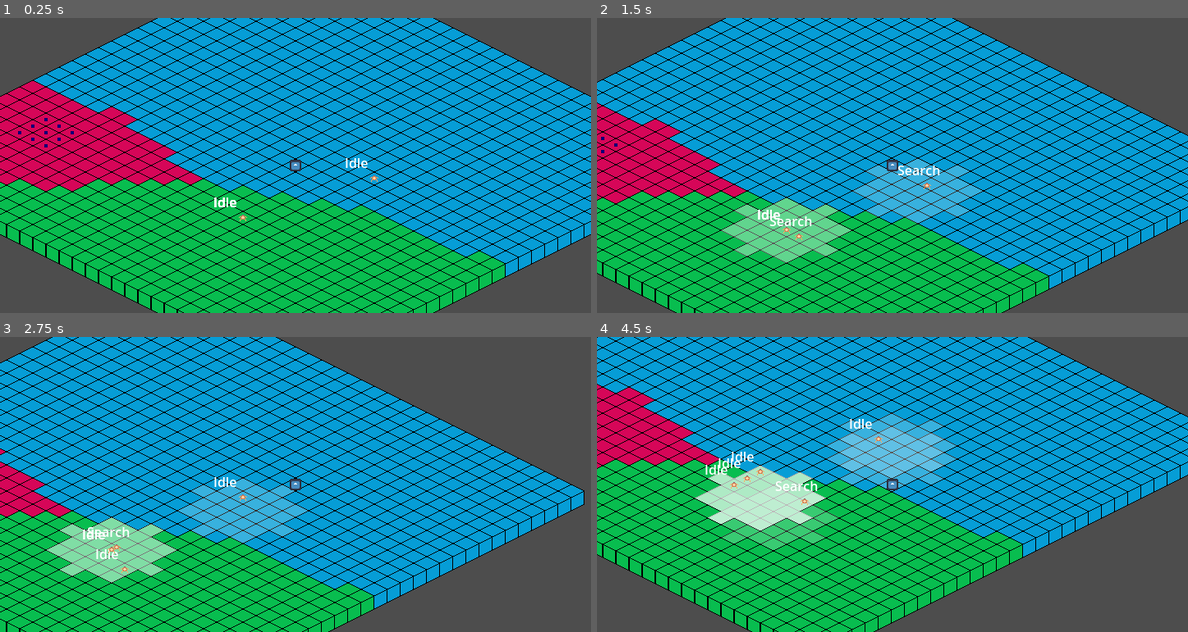
Above: before the commit, frames 1-4 (two rows, left to right).
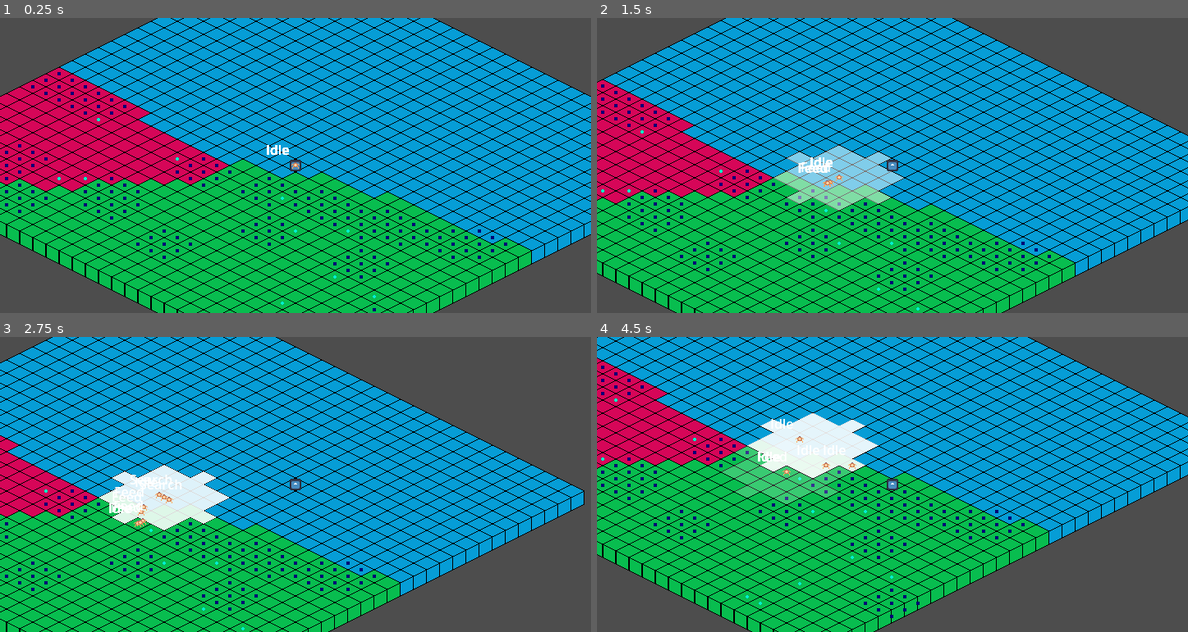
Above: after the commit, the same moments.

Repository: chark-dev/EcoSystem
Game: Godot game, scene res://Stages/turnBasedTest/turn_based_test.tscn
Same seed, same stepped clock (60 frames per second), same inputs: the game is played once before the commit and once after it. This scene is started directly instead of the project's main scene. The engine's default icon, where the game draws it, is replaced by a stand-in: a white triangle on a blue panel in a dark square.
Inputs (mouse positions are in pixels of both pictures, inside the frame that each line leads up to):
- Up to frame 1 (0.25 s): no input
- Up to frame 2 (1.5 s): tap Enter at 0.5 s; move the mouse to (1022, 150) at 0.52 s; hold Right (ui_right) 0.53-1.28 s; click (1022, 150) at 0.67 s; move the mouse to (774, 180) at 1.27 s; hold Down (ui_down) from 1.28 s (still down)
- Up to frame 3 (2.75 s): move the mouse to (354, 419) at 2.02 s; release Down (ui_down) at 2.03 s; hold Right (ui_right) from 2.03 s (still down)
- Up to frame 4 (4.5 s): move the mouse to (862, 543) at 2.77 s; release Right (ui_right) at 2.78 s; hold Up (ui_up) 2.78-3.53 s; click (862, 543) at 2.92 s; move the mouse to (1069, 528) at 3.52 s; hold Left (ui_left) from 3.53 s (still down); move the mouse to (715, 440) at 4.27 s

The runs differ from the first frame. In frame 1, 6.6% of the frame differs, in the area x 0-90%, y 16-100%; in frame 2, 13%; in frame 3, 12%; in frame 4, 15%, in the area x 0-77%, y 7-96%.

Commit message:
Add hide spots + moving to hide spot + sleeping

Diff:
--- a/ecosystem/Common/Generation/MapGenerator/MapGenerator.gd
+++ b/ecosystem/Common/Generation/MapGenerator/MapGenerator.gd
@@ -11,7 +11,7 @@
 
 @onready var food_scene = preload("res://Entities/Food/Food.tscn")
 @onready var smell_scene = preload("res://Entities/Smell/Smell.tscn")
-@onready var hide_scene = preload("res://Entities/Chest/Chest.tscn")
+@onready var hide_scene = preload("res://Entities/HidingPlace/hide.tscn")
 
 var smell_map = []
 var food_map = []
@@ -46,22 +46,24 @@
 #			SETTING UP TILESET IN A 2D GRAPH CORRESPONDING TO THESE VALUES GIVES US
 			set_cell(Vector2i(tile_pos.x - width/2 + x, tile_pos.y - height/2 + y), 0, Vector2(round(moist+10)/5,0))
 
-			if alt < 1:
+			if alt < 0.1:
 				set_cell(Vector2i(tile_pos.x - width/2 + x, tile_pos.y - height/2 + y), 0, Vector2(0,0))
 			else:
 				set_cell(Vector2i(tile_pos.x - width/2 + x, tile_pos.y - height/2 + y), 0, Vector2(round(moist+10)/5,0))
 				spawn_food(Vector2i(tile_pos.x - width/2 + x, tile_pos.y - height/2 + y))
+				spawn_hide_place(Vector2i(tile_pos.x - width/2 + x, tile_pos.y - height/2 + y))
 
 
 func spawn_hide_place(tile_pos: Vector2i):
-	if randf() < 0.01:
+	if randf() < 0.05:
 		var hide_spot = hide_scene.instantiate()
 		hide_spot.position = map_to_local(tile_pos)
+		hide_spot.hide_source_tile = tile_pos
 		add_child(hide_spot)
 		hide_map.append(hide_spot)
 
 func spawn_food(tile_pos: Vector2i):
-	if randf() < 0.01:
+	if randf() < 0.05:
 		var food = food_scene.instantiate()
 		food.position = map_to_local(tile_pos)
 		add_child(food)
--- a/ecosystem/Common/States/Hide/Hide.gd
+++ b/ecosystem/Common/States/Hide/Hide.gd
@@ -2,19 +2,54 @@
 class_name Hide
 
 @export var search_range : int
+@export var sleep_state : Sleeping
 
 var found_food : bool
+
+var target_hide_tile : Vector2i
 
 @export var food_amount_for_hide : int
 
 func process_physics(delta):
+	if parent.global_position == level_manager.tile_map.map_to_local(target_hide_tile):
+		print('hiding')
+		parent.hide()
+		return sleep_state
 
+	parent.move()
 	print("I am a beetle")
 	return null
 
 func enter():
+	target_hide_tile = get_closest_hide_tile()
+	hide()
 	pass
-	#search()
+
+func hide():
+	var target_position = level_manager.tile_map.map_to_local(target_hide_tile)
+
+	var path = level_manager.get_actor_path(parent.global_position, target_position)
+
+	if path.is_empty() == false:
+		parent.current_path = path
+
+func get_closest_hide_tile():
+	if parent.hide_places.is_empty():
+		return null
+
+	var current_tile := level_manager.tile_map.local_to_map(parent.global_position)
+	var closest_tile : Vector2i = parent.hide_places[0]
+
+	var shortest_distance := current_tile.distance_to(closest_tile)
+
+
+	for tile in parent.hide_places:
+		var distance := current_tile.distance_to(tile)
+		if distance < shortest_distance:
+			shortest_distance = distance
+			closest_tile = tile
+
+	return closest_tile
 
 
 
--- a/ecosystem/Common/States/Idle/Idle.gd
+++ b/ecosystem/Common/States/Idle/Idle.gd
@@ -3,9 +3,12 @@
 
 var idle_timer = 0.0
 @export var search_state : Search
+@export var hide_state : Hide
 
 func process_physics(delta):
 	idle_timer -= delta
+	if parent.sleep_timer <= 0:
+		return hide_state
 	if idle_timer <= 0.0:
 		return search_state
 	return null
--- a/ecosystem/Common/States/Search/Search.gd
+++ b/ecosystem/Common/States/Search/Search.gd
@@ -53,6 +53,11 @@
 					feed_state.food_position = smell.food_source_tile
 					found_food = true
 					break
+			for hide in level_manager.tile_map.hide_map:
+				if hide.hide_source_tile == tile:
+					print("Found hide tile at :", tile)
+					parent.hide_places.append(tile)
+
 			if not level_manager.astar_grid.is_point_solid(tile):
 				target_tiles.append(tile)
 
--- a/ecosystem/Common/States/Sleeping/sleeping.gd
+++ b/ecosystem/Common/States/Sleeping/sleeping.gd
@@ -1,9 +1,23 @@
 extends State
 class_name Sleeping
 
+@export var awake_timer : float = 30
+@export var idle_state : Idle
 
+func process_physics(delta):
+	awake_timer -= delta
+
+	if awake_timer <= 0:
+		parent.show()
+		return idle_state
 
 #If food + hunger is at a certain level, + safe
 # Sleep for a while
 # Process stat changes while
 # after sleep timer runs out, wake up + return to idle
+func enter():
+	parent.label.text = "Sleeping"
+
+func exit():
+	parent.sleep_timer = 30
+	awake_timer = 30
--- /dev/null
+++ b/ecosystem/Entities/Ant/Ant.tscn
@@ -0,0 +1,10 @@
+[gd_scene load_steps=3 format=3 uid="uid://bgwb5bxiaxaki"]
+
+[ext_resource type="Script" uid="uid://30e8k2t8dq8e" path="res://Entities/Ant/ant.gd" id="1_u0x2k"]
+[ext_resource type="Texture2D" uid="uid://va5pipkwnwsc" path="res://joint.png" id="2_3fyjx"]
+
+[node name="Ant" type="CharacterBody2D"]
+script = ExtResource("1_u0x2k")
+
+[node name="Sprite2D" type="Sprite2D" parent="."]
+texture = ExtResource("2_3fyjx")
--- /dev/null
+++ b/ecosystem/Entities/Ant/AntColony.gd
@@ -0,0 +1,47 @@
+extends Node
+class_name AntColony
+
+
+@export var level_manager : LevelManager
+@export var map_generator : MapGenerator
+@export var ant_scene = preload("res://Entities/Ant/Ant.tscn")
+@export var number_of_ants = 20
+
+var ants = []
+var food_nodes = []
+var g_best = null
+var food_counts = {}
+
+var home_tile = Vector2.ZERO
+
+func _ready():
+	# Random home location
+	home_tile = get_random_home_tile()
+	food_nodes = map_generator.food_map
+
+	for i in range(number_of_ants):
+		var ant = ant_scene.instantiate()
+		ant.colony = self
+		ant.level_manager = level_manager
+		add_child(ant)
+		ants.append(ant)
+
+func get_random_home_tile():
+	return map_generator.map_to_local(Vector2i(randi() % map_generator.width, randi() % map_generator.height))
+
+func register_food_collection(tile_pos: Vector2i):
+	if not food_counts.has(tile_pos):
+		food_counts[tile_pos] = 0
+	food_counts[tile_pos] += 1
+
+	if food_counts[tile_pos] >= 10:
+		remove_food(tile_pos)
+
+func remove_food(tile_pos: Vector2i):
+	for i in food_nodes.size() - 1: # reverse loop
+		if food_nodes[i]["tile"] == tile_pos:
+			food_nodes[i]["node"].queue_free()
+			food_nodes.remove_at(i)
+			break
+	# Reset g_best so ants start searching again
+	g_best = null
--- /dev/null
+++ b/ecosystem/Entities/Ant/ant.gd
@@ -0,0 +1,59 @@
+extends CharacterBody2D
+class_name Ant
+
+var speed = 30
+var target = null
+var carrying_food = false
+
+var p_best = null
+var g_best = null
+var home_tile = Vector2.ZERO
+
+var food_found_count = 0
+
+@export var level_manager: LevelManager
+@export var colony : AntColony
+
+func _ready():
+	# Assign a random home if needed
+	home_tile = colony.get_random_home_tile()
+	position = home_tile
+
+func _process(delta):
+	if carrying_food:
+		move_to(home_tile, delta)
+		if global_position.distance_to(home_tile) < 10:
+			carrying_food = false
+	else:
+		if target == null or is_food_consumed(target):
+			target = colony.g_best if colony.g_best else find_random_target()
+		move_to(target, delta)
+		#check_for_food()
+
+
+func move_to(target_pos: Vector2, delta):
+	velocity = (target_pos - global_position).normalized() * speed
+	global_position += velocity * delta
+
+func find_random_target():
+	return global_position + Vector2(randf_range(-100, 100), randf_range(-100, 100))
+
+func is_food_consumed(target_pos):
+	for food in colony.food_nodes:
+		if food["tile"] == level_manager.tile_map.local_to_map(target_pos):
+			return false
+	return true
+
+#func check_for_food():
+	#for food in colony.food_nodes:
+		#var food_pos = colony.level_manager.tile_map.map_to_local(food["tile"])
+		#if global_position.distance_to(food_pos) < 10:
+			#on_food_reached()
+			#p_best = food["tile"]
+			#if colony.g_best == null or global_position.distance_to(food_pos) < global_position.distance_to(colony.g_best):
+				#colony.g_best = food["tile"]
+			#break
+
+func on_food_reached():
+	carrying_food = true
+	colony.register_food_collection(target)
--- a/ecosystem/Entities/Beetle/Beetle.gd
+++ b/ecosystem/Entities/Beetle/Beetle.gd
@@ -4,9 +4,17 @@
 enum TurnState { IDLE, MOVING, ACTING }
 var turn_state : TurnState = TurnState.IDLE
 
+@export var sleep_timer : float = 35
+@export var death_timer : float = 500
+
+
+
 
 @export var level_manager : LevelManager
+
 @onready var state_machine = $StateMachine
+@export var death_state : Death
+
 @export var utility_ai : UtilityAI
 @export var stats : CreatureStats
 
@@ -15,6 +23,9 @@
 var is_moving = false
 var current_path : Array[Vector2i]
 var current_point_path
+
+
+var hide_places = []
 
 func _ready():
 	add_to_group("actors")
@@ -25,20 +36,11 @@
 
 
 func _physics_process(delta: float) -> void:
-	#match turn_state:
-		#TurnState.MOVING:
-			#var finished = move()
-			#if finished:
-				#turn_state = TurnState.ACTING
-		#
-		#TurnState.ACTING:
-			#execute_action()
-			#SignalBus.turn_complete.emit()
-			#print("Beetle emitted turn_complete")
-			#turn_state = TurnState.IDLE  # Reset for next turn
+	sleep_timer -= delta
+	death_timer -= delta
 
-	if level_manager.combat:
-		return
+	if death_timer <= 0:
+		state_machine.change_state(death_state)
 
 	state_machine.process_physics(delta)
 
--- a/ecosystem/Entities/Beetle/Beetle.tscn
+++ b/ecosystem/Entities/Beetle/Beetle.tscn
@@ -7,7 +7,6 @@
 [ext_resource type="Script" uid="uid://d3dcthbo4nfym" path="res://Common/States/Search/Search.gd" id="4_xosba"]
 [ext_resource type="Script" uid="uid://326cre4fg4bd" path="res://Common/States/Hide/Hide.gd" id="5_qh35w"]
 [ext_resource type="Script" uid="uid://6o1mvc3tgc7p" path="res://Common/States/Feed/Feed.gd" id="6_rf0ry"]
-[ext_resource type="Script" uid="uid://cmr0dx3ok8cc2" path="res://Common/States/Grouping/grouping.gd" id="8_lvn5b"]
 [ext_resource type="Script" uid="uid://bihb7vjbs5g22" path="res://Resources/Stats/creaturestats.gd" id="8_qh35w"]
 [ext_resource type="Script" uid="uid://b5ss3rg1vx806" path="res://Common/States/Mating/Mating.gd" id="9_a66yo"]
 [ext_resource type="Script" uid="uid://cxdypo8620jaa" path="res://Entities/UtilityAI/UtilityAI.gd" id="9_rf0ry"]
@@ -22,13 +21,15 @@
 initiative = 5
 courage = 2
 hunger = 3
+gender = 0
 metadata/_custom_type_script = "uid://bihb7vjbs5g22"
 
 [sub_resource type="CircleShape2D" id="CircleShape2D_d5sba"]
 radius = 3.60555
 
-[node name="Beetle" type="CharacterBody2D" node_paths=PackedStringArray("utility_ai") groups=["prey"]]
+[node name="Beetle" type="CharacterBody2D" node_paths=PackedStringArray("death_state", "utility_ai") groups=["prey"]]
 script = ExtResource("1_1xcpe")
+death_state = NodePath("StateMachine/Death")
 utility_ai = NodePath("UtilityAI")
 stats = SubResource("Resource_qh35w")
 
@@ -37,9 +38,10 @@
 start_state = NodePath("Idle")
 metadata/_custom_type_script = "uid://t1u03opvyfvy"
 
-[node name="Idle" type="Node" parent="StateMachine" node_paths=PackedStringArray("search_state")]
+[node name="Idle" type="Node" parent="StateMachine" node_paths=PackedStringArray("search_state", "hide_state")]
 script = ExtResource("3_wbhil")
 search_state = NodePath("../Search")
+hide_state = NodePath("../Hide")
 
 [node name="Search" type="Node" parent="StateMachine" node_paths=PackedStringArray("feed_state", "idle_state")]
 script = ExtResource("4_xosba")
@@ -47,21 +49,20 @@
 idle_state = NodePath("../Idle")
 search_range = 3
 
-[node name="Hide" type="Node" parent="StateMachine"]
+[node name="Hide" type="Node" parent="StateMachine" node_paths=PackedStringArray("sleep_state")]
 script = ExtResource("5_qh35w")
+sleep_state = NodePath("../Sleeping")
 
 [node name="Feed" type="Node" parent="StateMachine" node_paths=PackedStringArray("idle_state")]
 script = ExtResource("6_rf0ry")
 idle_state = NodePath("../Idle")
 
-[node name="Grouping" type="Node" parent="StateMachine"]
-script = ExtResource("8_lvn5b")
-
 [node name="Mating" type="Node" parent="StateMachine"]
 script = ExtResource("9_a66yo")
 
-[node name="Sleeping" type="Node" parent="StateMachine"]
+[node name="Sleeping" type="Node" parent="StateMachine" node_paths=PackedStringArray("idle_state")]
 script = ExtResource("10_a66yo")
+idle_state = NodePath("../Idle")
 
 [node name="Death" type="Node" parent="StateMachine"]
 script = ExtResource("11_uj1el")
--- a/ecosystem/Entities/Beetle/death.gd
+++ b/ecosystem/Entities/Beetle/death.gd
@@ -5,3 +5,11 @@
 # Make sprite upside down + start decay timer
 # Add as food on smell map to predators + bottom feeders.
 # after timer runs out,
+
+func process_physics(delta):
+	pass
+
+
+
+func enter():
+	parent.label.text = "Death"
--- /dev/null
+++ b/ecosystem/Entities/HidingPlace/hide.gd
@@ -0,0 +1,4 @@
+extends Sprite2D
+class_name HideSpot
+
+var hide_source_tile: Vector2i
--- /dev/null
+++ b/ecosystem/Entities/HidingPlace/hide.tscn
@@ -0,0 +1,8 @@
+[gd_scene load_steps=3 format=3 uid="uid://d14tsc1ch820x"]
+
+[ext_resource type="Script" uid="uid://bbu7dwdwcpbmj" path="res://Entities/HidingPlace/hide.gd" id="1_5pgfk"]
+[ext_resource type="Texture2D" uid="uid://va5pipkwnwsc" path="res://joint.png" id="1_i4ial"]
+
+[node name="Hide" type="Sprite2D"]
+texture = ExtResource("1_i4ial")
+script = ExtResource("1_5pgfk")
--- a/ecosystem/Resources/Stats/creaturestats.gd
+++ b/ecosystem/Resources/Stats/creaturestats.gd
@@ -7,3 +7,6 @@
 @export var initiative : int
 @export var courage : int
 @export var hunger : int
+
+enum Gender { MALE, FEMALE }
+@export var gender : Gender = Gender.MALE
--- a/ecosystem/Stages/turnBasedTest/turn_based_test.tscn
+++ b/ecosystem/Stages/turnBasedTest/turn_based_test.tscn
@@ -16,6 +16,7 @@
 initiative = 5
 courage = 0
 hunger = 0
+gender = 0
 metadata/_custom_type_script = "uid://bihb7vjbs5g22"
 
 [node name="TurnBasedTest" type="Node2D" node_paths=PackedStringArray("tile_map", "TBmanager", "EManager", "player")]
@@ -35,23 +36,34 @@
 layer1 = NodePath("../../TileMapLayer2")
 
 [node name="Beetle" parent="EntityManager" node_paths=PackedStringArray("level_manager") instance=ExtResource("5_v5oib")]
-position = Vector2(94, 22)
 level_manager = NodePath("../..")
 
 [node name="Beetle2" parent="EntityManager" node_paths=PackedStringArray("level_manager") instance=ExtResource("5_v5oib")]
-position = Vector2(-65, 64)
 level_manager = NodePath("../..")
 
 [node name="Beetle3" parent="EntityManager" node_paths=PackedStringArray("level_manager") instance=ExtResource("5_v5oib")]
-position = Vector2(-65, 64)
 level_manager = NodePath("../..")
 
 [node name="Beetle4" parent="EntityManager" node_paths=PackedStringArray("level_manager") instance=ExtResource("5_v5oib")]
-position = Vector2(-65, 64)
 level_manager = NodePath("../..")
 
 [node name="Beetle5" parent="EntityManager" node_paths=PackedStringArray("level_manager") instance=ExtResource("5_v5oib")]
-position = Vector2(-65, 64)
+level_manager = NodePath("../..")
+
+[node name="Beetle6" parent="EntityManager" node_paths=PackedStringArray("level_manager") instance=ExtResource("5_v5oib")]
+level_manager = NodePath("../..")
+
+[node name="Beetle7" parent="EntityManager" node_paths=PackedStringArray("level_manager") instance=ExtResource("5_v5oib")]
+level_manager = NodePath("../..")
+
+[node name="Beetle8" parent="EntityManager" node_paths=PackedStringArray("level_manager") instance=ExtResource("5_v5oib")]
+level_manager = NodePath("../..")
+
+[node name="Beetle9" parent="EntityManager" node_paths=PackedStringArray("level_manager") instance=ExtResource("5_v5oib")]
+level_manager = NodePath("../..")
+
+[node name="Beetle10" parent="EntityManager" node_paths=PackedStringArray("level_manager") instance=ExtResource("5_v5oib")]
+sleep_timer = 10.0
 level_manager = NodePath("../..")
 
 [node name="TileMapLayer" parent="." instance=ExtResource("3_vrdeg")]
Not shown, added: ecosystem/Entities/Ant/AntColony.gd.uid
Not shown, added: ecosystem/Entities/Ant/ant.gd.uid
Not shown: 1 places in ecosystem/Entities/Beetle/Beetle.tscn that only renumber resources
Not shown, added: ecosystem/Entities/HidingPlace/hide.gd.uid
